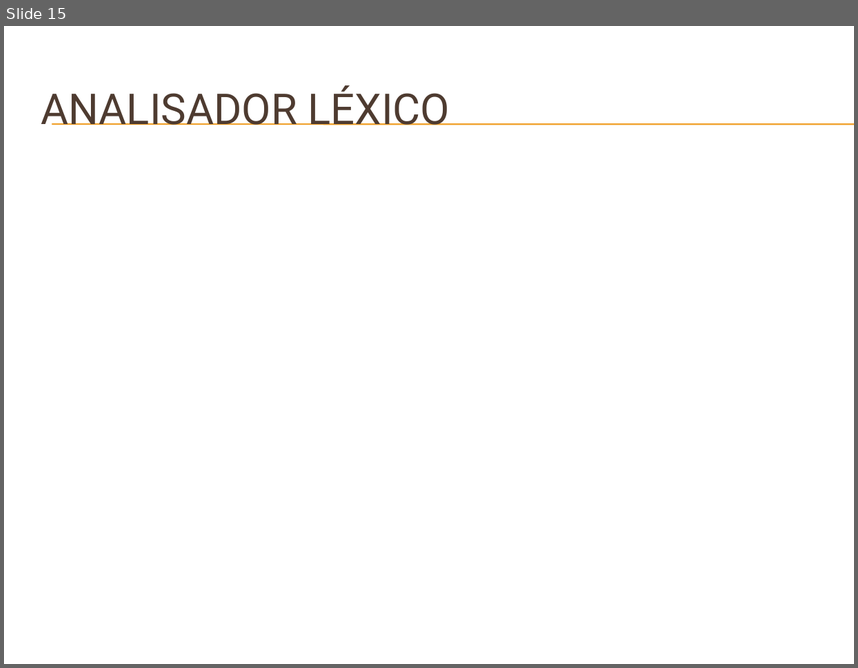
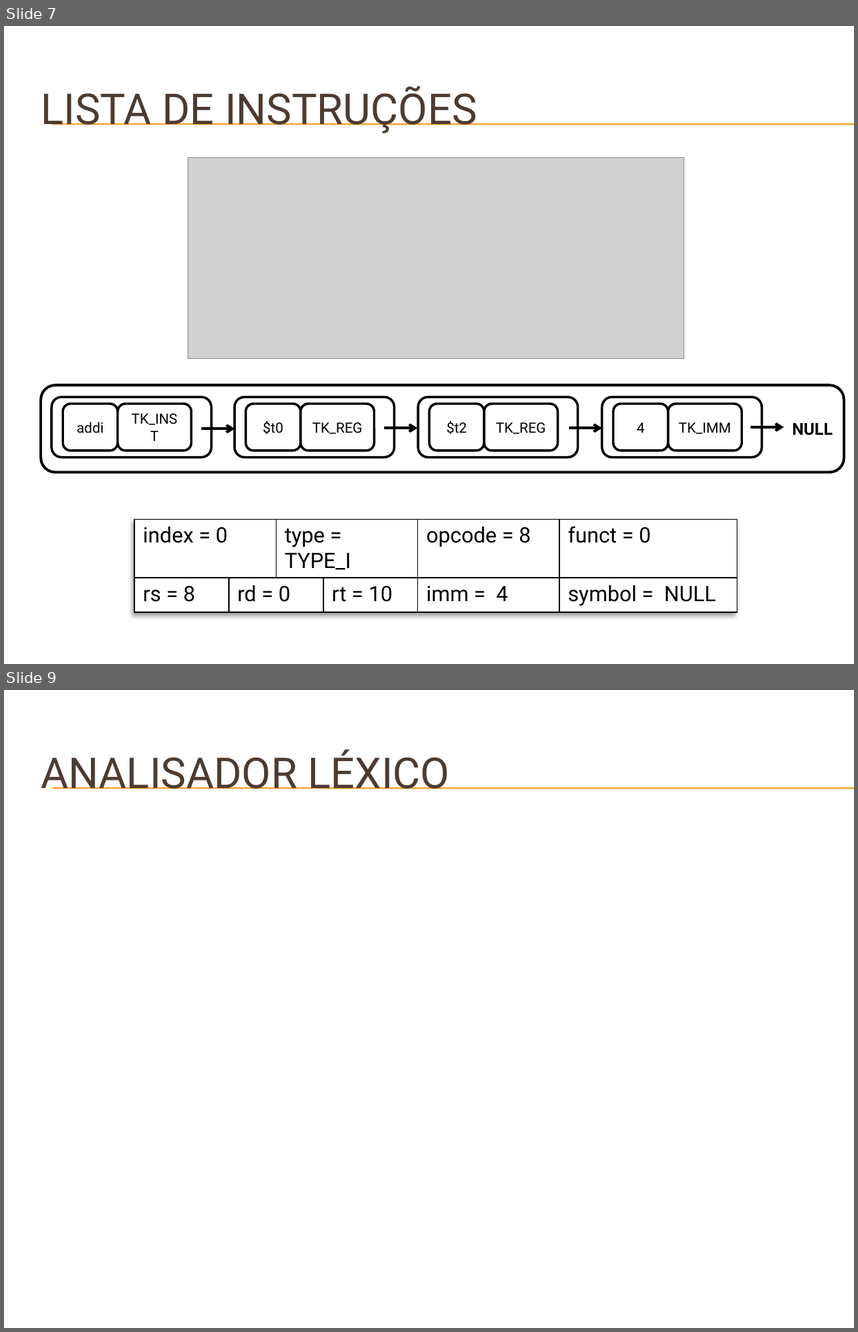
Before and after one commit to badershs/mips-assembler-unb, a slide deck: doc/Apresentação do GMAG – Software Básico.pptx. Shown one above the other, each under a label of ours: slide 15 before the commit, slides 7 and 9 after it; the slides between them are not shown. The pictures are 858x668 and 858x1332 pixels, drawn with LibreOffice and Linux fonts; fonts in the diff are those of the drawing; grey boxes stand for pictures; background and template pictures are left out. Boxes give left, top, right and bottom in pixels: in the first picture for what was removed or moved away, otherwise in the second. Text is boxed around its words. In the diff, an @@ line names an element or a change of style, - is before the commit and + after.

```diff
--- a/doc/Apresentação do GMAG – Software Básico.pptx
+++ b/doc/Apresentação do GMAG – Software Básico.pptx
@@ slide 7 added at (x1=4, y1=26, x2=854, y2=664), background picture (left out); not listed: 2 template elements that a slide beside it also shows @@
@@ title added at (x1=41, y1=86, x2=477, y2=134), 36 pt, text #4E3B30 @@
+LISTA DE INSTRUÇÕES
@@ picture added at (x1=188, y1=158, x2=685, y2=359) @@
@@ rounded rectangle added at (x1=41, y1=385, x2=844, y2=472), outline #000000 2.25 pt @@
@@ rounded rectangle added at (x1=52, y1=397, x2=212, y2=457), fill #FFFFFF, outline #000000 2 pt @@
@@ rounded rectangle added at (x1=234, y1=397, x2=394, y2=457), fill #FFFFFF, outline #000000 2 pt @@
@@ rounded rectangle added at (x1=418, y1=397, x2=578, y2=457), fill #FFFFFF, outline #000000 2 pt @@
@@ rounded rectangle added at (x1=602, y1=397, x2=762, y2=457), fill #FFFFFF, outline #000000 2 pt @@
@@ rounded rectangle added at (x1=63, y1=403, x2=118, y2=450), fill #FFFFFF, outline #000000 2 pt, 12 pt, text #000000 @@
+addi
@@ rounded rectangle added at (x1=118, y1=403, x2=192, y2=450), fill #FFFFFF, outline #000000 2 pt, 12 pt, text #000000 @@
+TK_INST
@@ rounded rectangle added at (x1=245, y1=403, x2=301, y2=450), fill #FFFFFF, outline #000000 2 pt, 12 pt, text #000000 @@
+$t0
@@ rounded rectangle added at (x1=301, y1=403, x2=375, y2=450), fill #FFFFFF, outline #000000 2 pt, 12 pt, text #000000 @@
+TK_REG
@@ rounded rectangle added at (x1=429, y1=403, x2=484, y2=450), fill #FFFFFF, outline #000000 2 pt, 12 pt, text #000000 @@
+$t2
@@ rounded rectangle added at (x1=484, y1=403, x2=558, y2=450), fill #FFFFFF, outline #000000 2 pt, 12 pt, text #000000 @@
+TK_REG
@@ rounded rectangle added at (x1=613, y1=403, x2=668, y2=450), fill #FFFFFF, outline #000000 2 pt, 12 pt, text #000000 @@
+4
@@ rounded rectangle added at (x1=668, y1=403, x2=742, y2=450), fill #FFFFFF, outline #000000 2 pt, 12 pt, text #000000 @@
+TK_IMM
@@ arrow added from (201, 428) to (234, 428), #000000 2.25 pt @@
@@ arrow added from (384, 428) to (417, 428), #000000 2.25 pt @@
@@ arrow added from (569, 428) to (602, 428), #000000 2.25 pt @@
@@ arrow added from (751, 428) to (784, 428), #000000 2.25 pt @@
@@ text added at (x1=792, y1=423, x2=833, y2=435), 14 pt, text #000000, bold @@
+NULL
@@ table added at (x1=135, y1=519, x2=738, y2=608), 2 rows, 6 columns @@
+index = 0 |  | type = TYPE_I |  | opcode = 8 | funct = 0
+rs = 8 | rd = 0 |  | rt = 10 | imm = 4 | symbol = NULL
@@ what was slide 15 is now slide 9 @@
```
Also in this commit, not shown: 2 slides changed, 14 other slides added, 13 slides removed.
